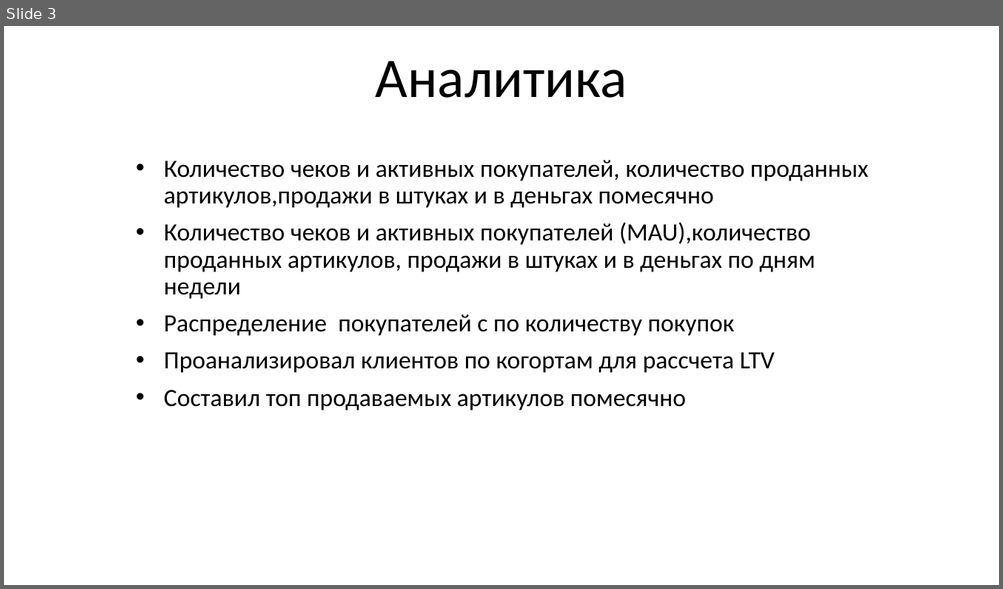
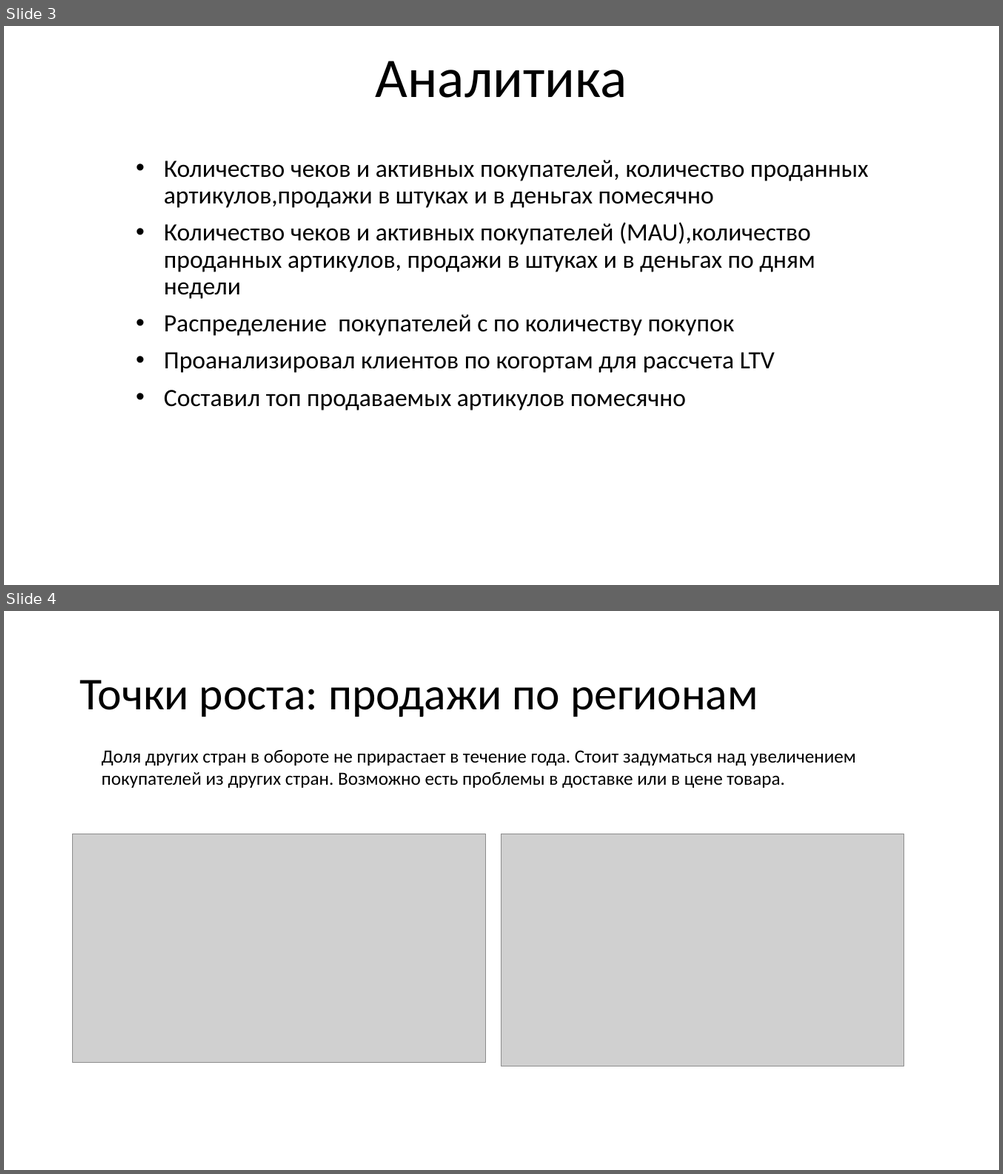
Before and after one commit to dsemen/netology, a slide deck: Презентация.pptx. Shown one above the other, each under a label of ours: slide 3 before the commit, slides 3 and 4 after it. The pictures are 1003x589 and 1003x1174 pixels, drawn with LibreOffice and Linux fonts; fonts in the diff are those of the drawing; grey boxes stand for pictures. Boxes give left, top, right and bottom in pixels: in the first picture for what was removed or moved away, otherwise in the second. Text is boxed around its words. In the diff, an @@ line names an element or a change of style, - is before the commit and + after.

```diff
--- a/Презентация.pptx
+++ b/Презентация.pptx
@@ slide 4 added at (4,611,999,1170), background #FFFFFF @@
@@ title added at (79,680,758,717), 44 pt, text #000000 @@
+Точки роста: продажи по регионам
@@ text added at (102,750,856,788), 18 pt, text #000000 @@
+Доля других стран в обороте не прирастает в течение года. Стоит задуматься над увеличением покупателей из других стран. Возможно есть проблемы в доставке или в цене товара.
@@ picture added at (73,834,486,1062) @@
@@ picture added at (502,834,905,1066) @@
```
Also in this commit, not shown: 1 slide changed, 3 other slides added, 4 slides removed.
